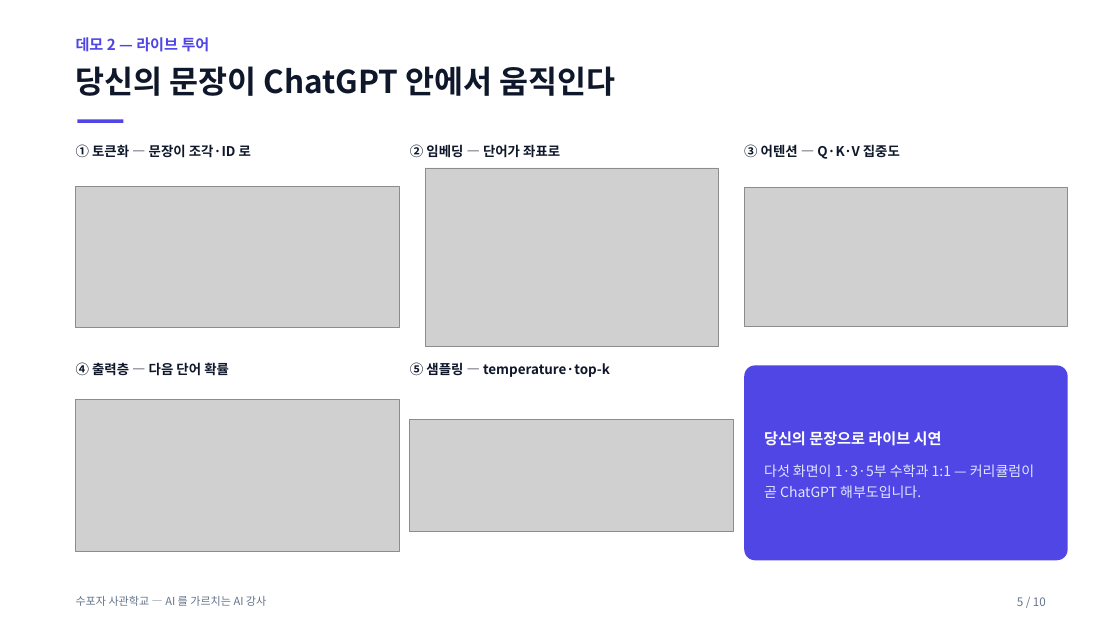
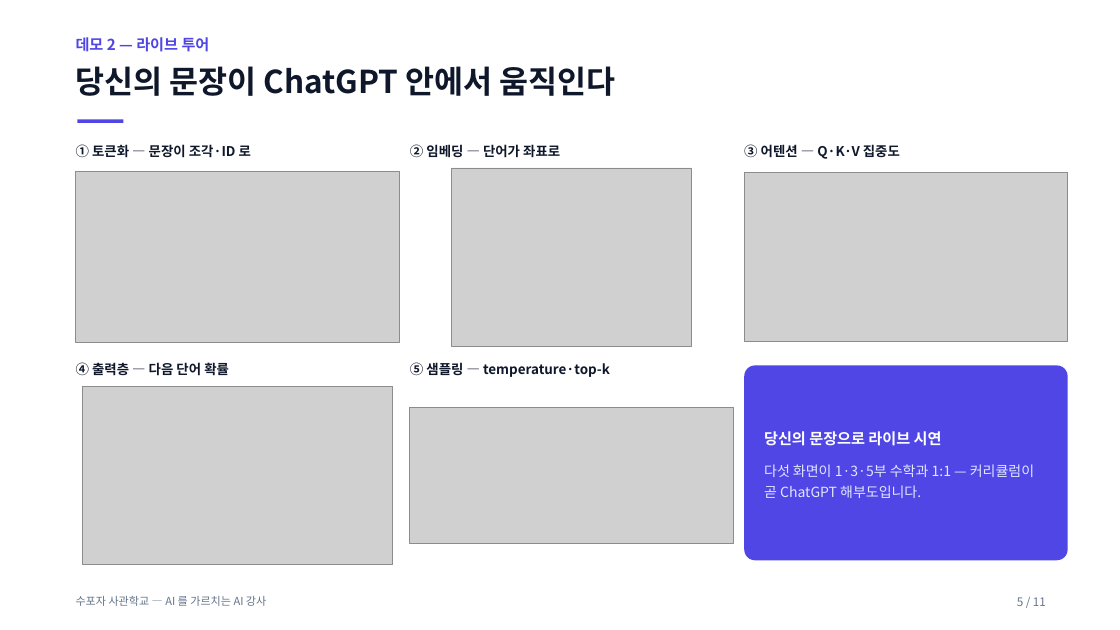
Before and after one commit to jiyupapa/math-platform, a slide deck: slide 5 of docs/hackathon/11_pitch_deck.pptx. Drawn at 1120x630 pixels with LibreOffice and Linux fonts; fonts in the diff are those of the drawing; grey boxes stand for pictures. Boxes give left, top, right and bottom in pixels: in the first picture for what was removed or moved away, otherwise in the second. Text is boxed around its words. In the diff, an @@ line names an element or a change of style, - is before the commit and + after.

```diff
--- a/docs/hackathon/11_pitch_deck.pptx
+++ b/docs/hackathon/11_pitch_deck.pptx
@@ picture: place and size @@
-picture at (76,187,399,328)
+picture at (76,171,399,342)
@@ picture: place and size @@
-picture at (425,168,718,346)
+picture at (451,168,691,346)
@@ picture: place and size @@
-picture at (744,188,1068,327)
+picture at (744,173,1068,341)
@@ picture: place and size @@
-picture at (76,399,399,551)
+picture at (82,386,393,565)
@@ picture: place and size @@
-picture at (410,419,734,532)
+picture at (410,408,734,544)
@@ text at (1017,597,1046,606): text changed @@
-5 / 10
+5 / 11
```
Also in this commit, not shown: 8 other slides changed, 1 slide added, 39 other files.
